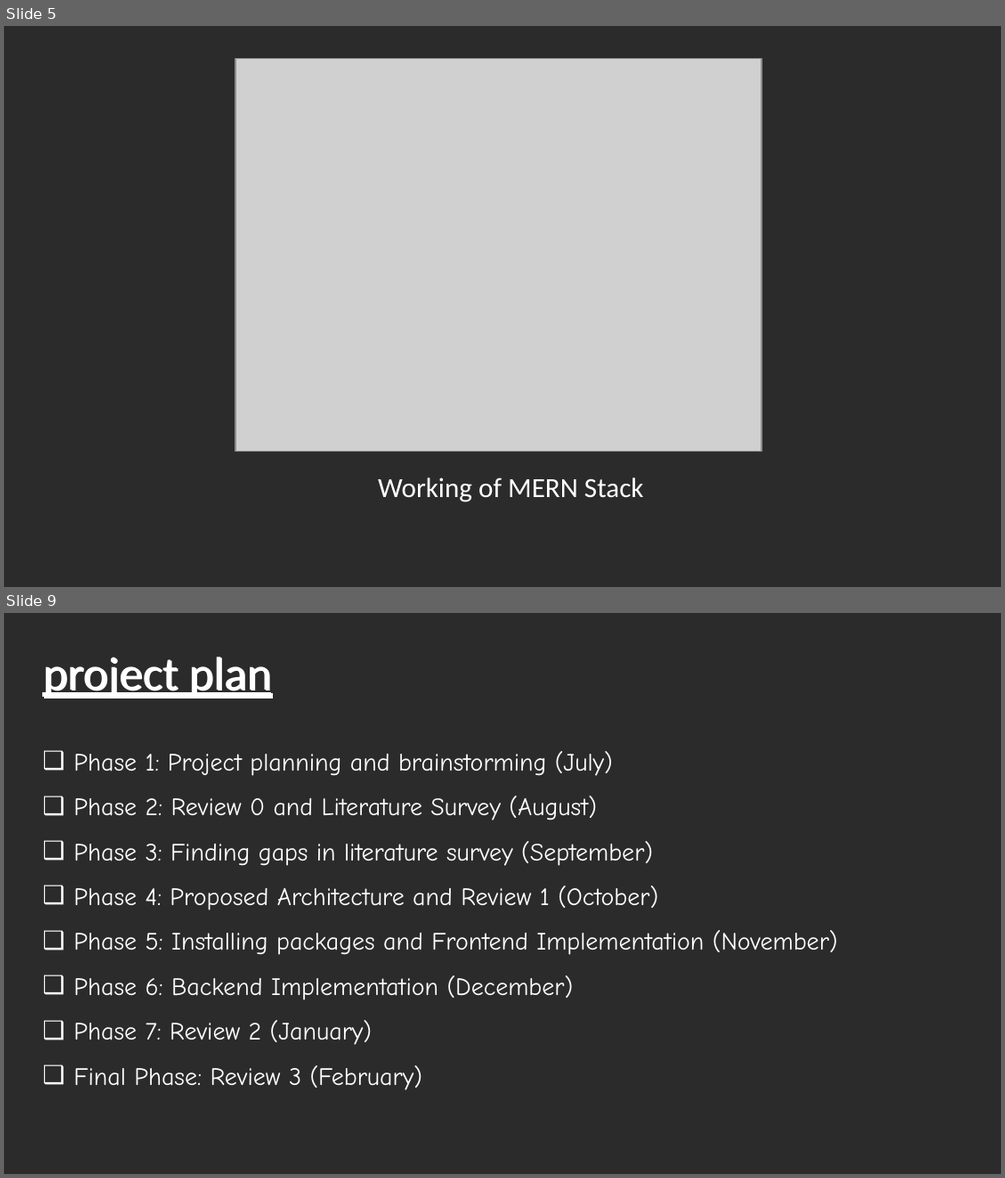
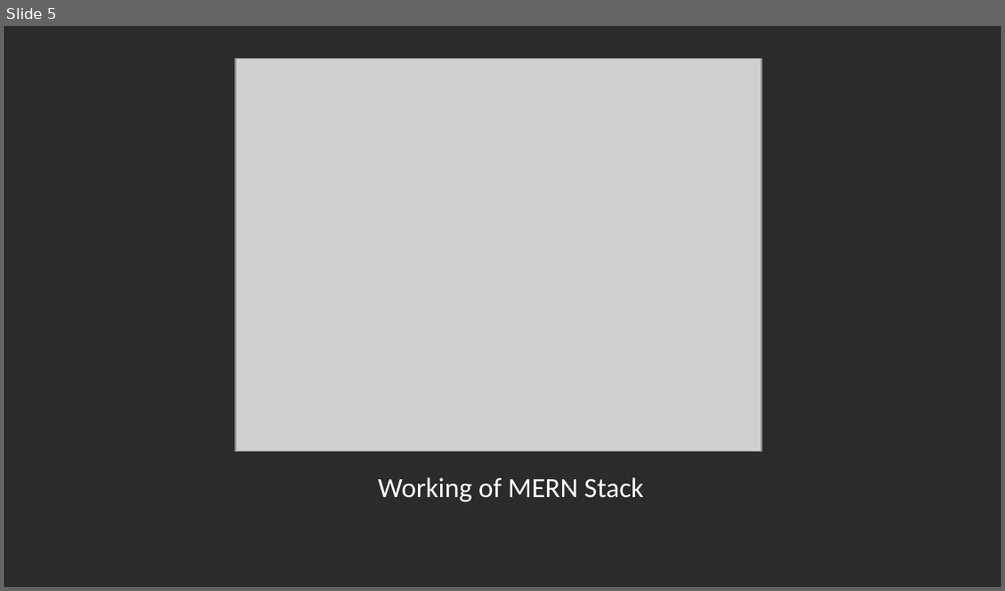
Before and after one commit to Sahithya132002/Final-Year-Project, a slide deck: Review 2.pptx. Shown one above the other, each under a label of ours: slides 5 and 9 before the commit, slide 5 after it; the slides between them are not shown. The pictures are 1005x1178 and 1005x591 pixels, drawn with LibreOffice and Linux fonts; fonts in the diff are those of the drawing; grey boxes stand for pictures; background and template pictures are left out; a plain dark background stands for a picture behind light text. Boxes give left, top, right and bottom in pixels: in the first picture for what was removed or moved away, otherwise in the second. Text is boxed around its words. In the diff, an @@ line names an element or a change of style, - is before the commit and + after.

Commit message:
Review 3

```diff
--- a/Review 2.pptx
+++ b/Review 2.pptx
@@ slide 9 removed at box(4, 613, 1001, 1174), background picture (left out) @@
@@ title removed at box(42, 657, 271, 698) @@
-project plan
@@ text removed at box(73, 751, 838, 1090) @@
-❑ Phase 1: Project planning and brainstorming (July)
-❑ Phase 2: Review 0 and Literature Survey (August)
-❑ Phase 3: Finding gaps in literature survey (September)
-❑ Phase 4: Proposed Architecture and Review 1 (October)
-❑ Phase 5: Installing packages and Frontend Implementation (November)
-❑ Phase 6: Backend Implementation (December)
-❑ Phase 7: Review 2 (January)
-❑ Final Phase: Review 3 (February)
```
Also in this commit, not shown: 13 slides changed, 7 slides added, 2 other slides removed, 4 other files.
